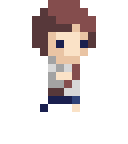
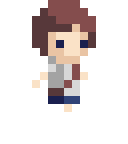
Two versions of the same layered image (128x144). Layer-by-layer changes:
showed "Layer 5" over [32, 72, 88, 112]
hid "Layer 2" over [32, 72, 88, 112]
